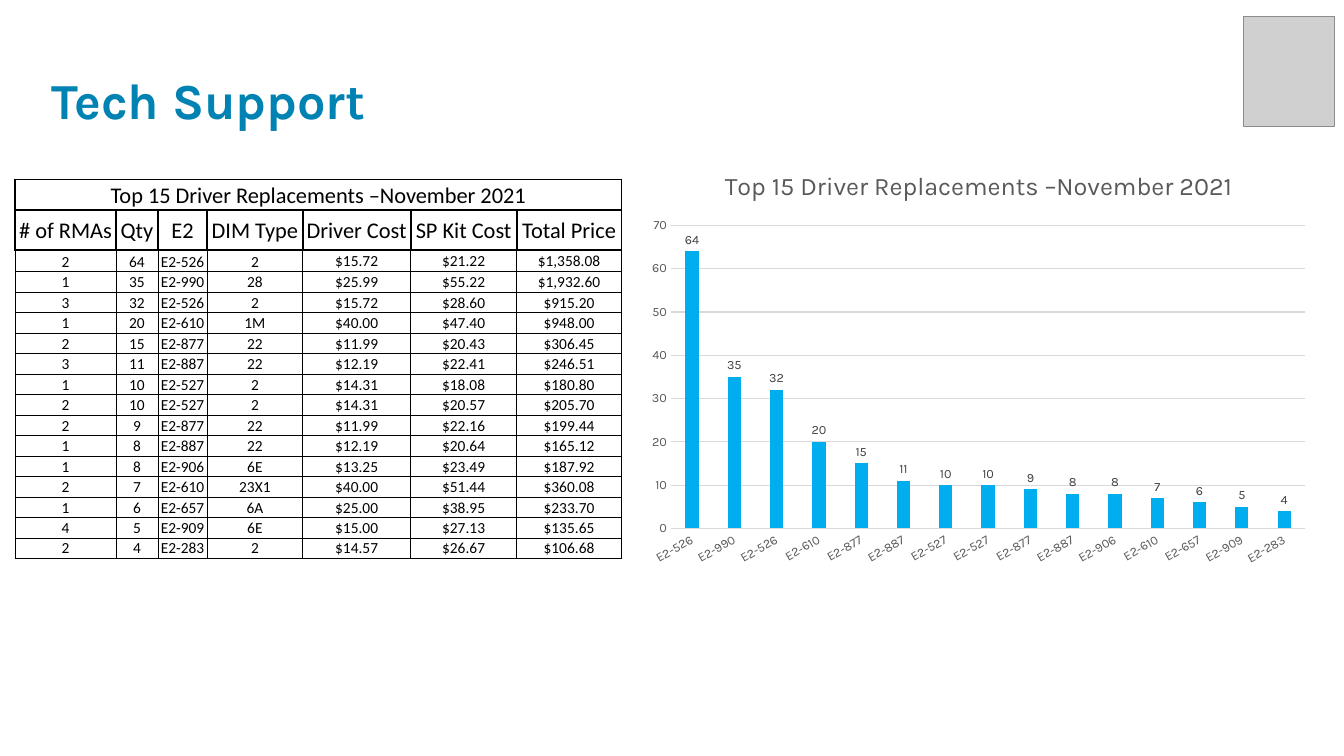
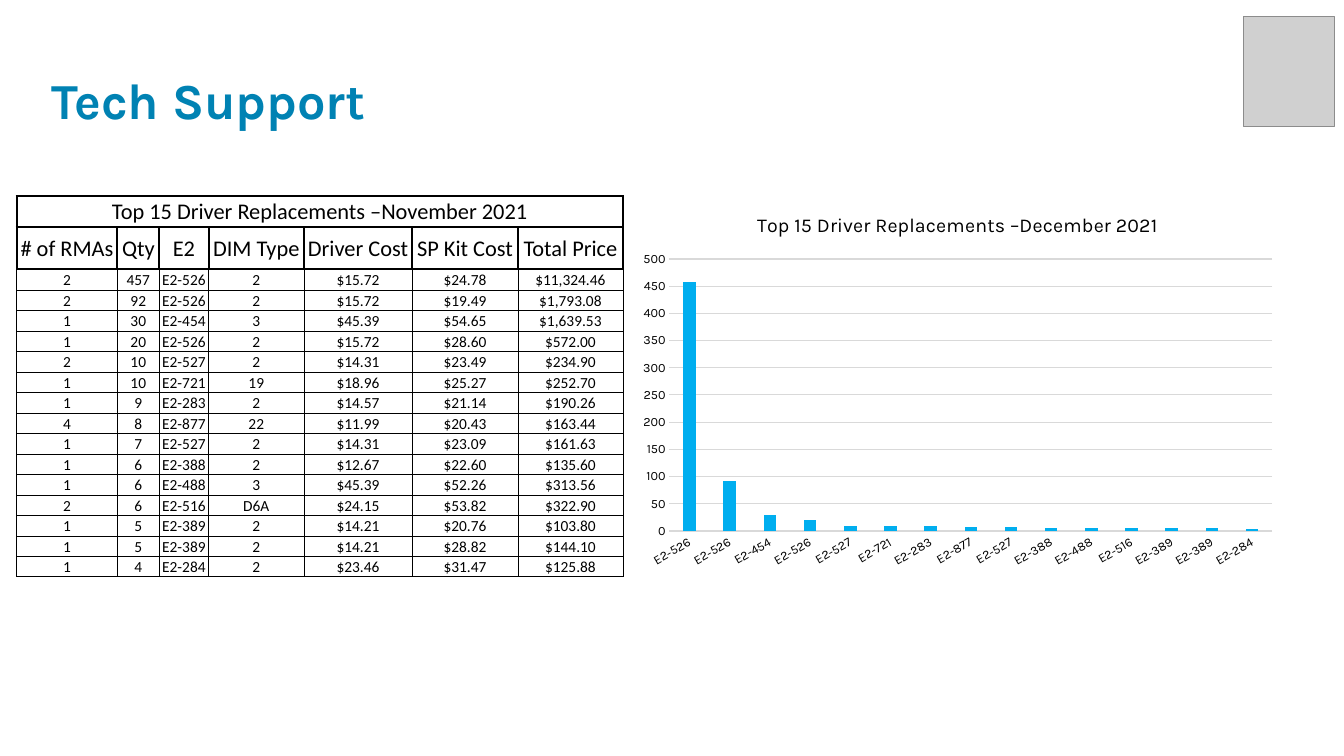
Before and after one commit to Vinladar/USAI, a slide deck: slide 1 of Code/Output/November_2021/TECH SUPPORT METRICS November.pptx. Drawn at 1344x756 pixels with LibreOffice and Linux fonts; fonts in the diff are those of the drawing; grey boxes stand for pictures; background and template pictures are left out. Boxes give left, top, right and bottom in pixels: in the first picture for what was removed or moved away, otherwise in the second. Text is boxed around its words. In the diff, an @@ line names an element or a change of style, - is before the commit and + after.

Commit message:
december report update

```diff
--- a/Code/Output/November_2021/TECH SUPPORT METRICS November.pptx
+++ b/Code/Output/November_2021/TECH SUPPORT METRICS November.pptx
@@ table at (16, 197, 623, 581) @@
-row 3: 2 | 64 | E2-526 | 2 | $15.72 | $21.22 | $1,358.08
+row 3: 2 | 457 | E2-526 | 2 | $15.72 | $24.78 | $11,324.46
-row 4: 1 | 35 | E2-990 | 28 | $25.99 | $55.22 | $1,932.60
+row 4: 2 | 92 | E2-526 | 2 | $15.72 | $19.49 | $1,793.08
-row 5: 3 | 32 | E2-526 | 2 | $15.72 | $28.60 | $915.20
+row 5: 1 | 30 | E2-454 | 3 | $45.39 | $54.65 | $1,639.53
-row 6: 1 | 20 | E2-610 | 1M | $40.00 | $47.40 | $948.00
+row 6: 1 | 20 | E2-526 | 2 | $15.72 | $28.60 | $572.00
-row 7: 2 | 15 | E2-877 | 22 | $11.99 | $20.43 | $306.45
+row 7: 2 | 10 | E2-527 | 2 | $14.31 | $23.49 | $234.90
-row 8: 3 | 11 | E2-887 | 22 | $12.19 | $22.41 | $246.51
+row 8: 1 | 10 | E2-721 | 19 | $18.96 | $25.27 | $252.70
-row 9: 1 | 10 | E2-527 | 2 | $14.31 | $18.08 | $180.80
+row 9: 1 | 9 | E2-283 | 2 | $14.57 | $21.14 | $190.26
-row 10: 2 | 10 | E2-527 | 2 | $14.31 | $20.57 | $205.70
+row 10: 4 | 8 | E2-877 | 22 | $11.99 | $20.43 | $163.44
-row 11: 2 | 9 | E2-877 | 22 | $11.99 | $22.16 | $199.44
+row 11: 1 | 7 | E2-527 | 2 | $14.31 | $23.09 | $161.63
-row 12: 1 | 8 | E2-887 | 22 | $12.19 | $20.64 | $165.12
+row 12: 1 | 6 | E2-388 | 2 | $12.67 | $22.60 | $135.60
-row 13: 1 | 8 | E2-906 | 6E | $13.25 | $23.49 | $187.92
+row 13: 1 | 6 | E2-488 | 3 | $45.39 | $52.26 | $313.56
-row 14: 2 | 7 | E2-610 | 23X1 | $40.00 | $51.44 | $360.08
+row 14: 2 | 6 | E2-516 | D6A | $24.15 | $53.82 | $322.90
-row 15: 1 | 6 | E2-657 | 6A | $25.00 | $38.95 | $233.70
+row 15: 1 | 5 | E2-389 | 2 | $14.21 | $20.76 | $103.80
-row 16: 4 | 5 | E2-909 | 6E | $15.00 | $27.13 | $135.65
+row 16: 1 | 5 | E2-389 | 2 | $14.21 | $28.82 | $144.10
-row 17: 2 | 4 | E2-283 | 2 | $14.57 | $26.67 | $106.68
+row 17: 1 | 4 | E2-284 | 2 | $23.46 | $31.47 | $125.88
@@ table: place and size @@
-table at (15, 179, 622, 559)
+table at (16, 197, 623, 581)
@@ column chart at (630, 197, 1286, 577) @@
@@ title "Top 15 Driver Replacements –November 2021 " to "Top 15 Driver Replacements –December 2021 " @@
-categories: E2-526, E2-990, E2-526, E2-610, E2-877, E2-887, E2-527, E2-527, E2-877, E2-887, E2-906, E2-610, E2-657, E2-909, E2-283
+categories: E2-526, E2-526, E2-454, E2-526, E2-527, E2-721, E2-283, E2-877, E2-527, E2-388, E2-488, E2-516, E2-389, E2-389, E2-284
-Series 1: 64, 35, 32, 20, 15, 11, 10, 10, 9, 8, 8, 7, 6, 5, 4
+Series 1: 460, 90, 30, 20, 10, 10, 10, 10, 10, 10, 10, 10, 0, 0, 0
@@ data labels of Series 1 removed @@
@@ category axis changed @@
@@ value axis changed @@
@@ column chart: place and size @@
-column chart at (638, 151, 1319, 575)
+column chart at (630, 197, 1286, 577)
```
Also in this commit, not shown: 4 other slides changed, 11 other files.
